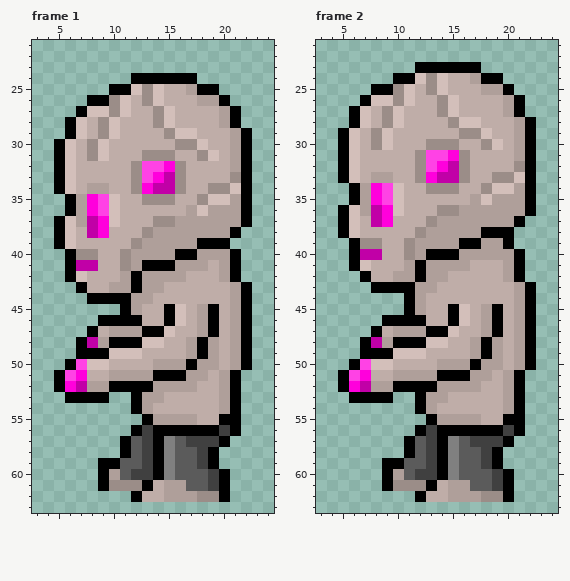
One commit to this animated GIF sprite: olbaid-mortel-7720/Images/Entities/Ranged/ranged-standing-left.gif. Above, as it was before the edit.
The file is 32x64 pixels, 4 frames. Shown: frame 1: x 3..24, y 21..63; frame 2: x 3..24, y 21..63. The commit also changed other frames, which this record leaves out.
The result:
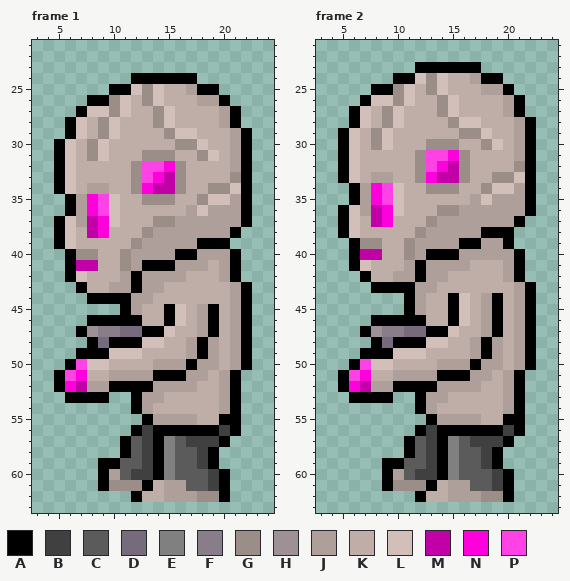
Palette (. is transparent): A #000000  B #404040  C #5b5b5b  D #756b7d  E #808080  F #897d89  G #9b8d88  H #9e9196  J #af9f9a  K #bfada8  L #d3bfba  M #c100a7  N #ff00dc  P #ff42e5
From old to new:
--- frame 1
@@ x 5..14 @@
 45 ......AJKK
-46 ....AAAAKK
-47 ...AKJJJAA
-48 ..AMJAAALL
+46 ...AAAAAKK
+47 ..AHFFDDAA
+48 ...ADAAALL
 49 ..AAALLLKK
--- frame 2
@@ x 3..24 @@
 43 .....AAAAJJKKKKKKKJA..
-44 ........AJKKKKKKKKJA..
+44 ........AJKKALKJAKJA..
 45 ........AJKKALKJAKJA..
-46 ......AAAAKKALKJAKJA..
-47 .....AKJJJAALKKJAKJA..
-48 ....AMJAAALLKKJAJKJA..
+46 .....AAAAAKKALKJAKJA..
+47 ....AHFFDDAALKKJAKJA..
+48 .....ADAAALLKKJAJKJA..
 49 ....AAALLLKKKKJAJKJA..
Boxes around the changes in both pictures, in picture pixels (x1, y1, x2, y2):
changed: (76, 315, 142, 348)
changed: (360, 293, 503, 348)
